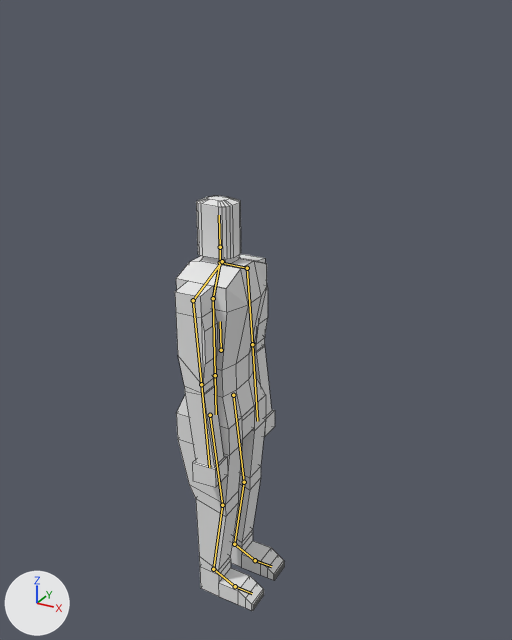
Two versions of the Blender file GlobalGameJam2016/Assets/Models/PlayerCharacter/PlayerCharacter.blend, one commit apart.
Both versions are drawn from a camera (50 mm lens) standing at (10.98, -17.62, 10.15) and looking at (1.17, 0.23, 1.23). Arrows for +X, +Y and +Z are at lower left; the lights stay in place. The bones that bend it are drawn over the model as lines. Mesh edges are drawn as thin lines.
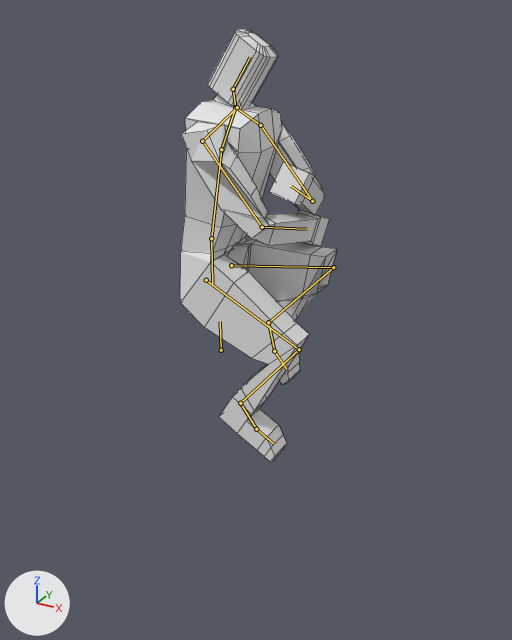
The newer file adds an action. The first version stands in its rest pose; the second is drawn at frame 16 of the action 'Jump'.

The edits, one by one:
Bone 'Root' (bone_root) moves from (0.0, 0.0, 0.0) to (0.0, 0.0, -2.36).
Bone 'Stomach' (bone_stomach) turns from (0, 0, 0) to (9, 0, 0) degrees about its own x, y and z.
Bone 'Neck' (bone_neck) turns from (0, 0, 0) to (-17, 0, 0) degrees about its own x, y and z.
Bone 'Head' (bone_head) turns from (0, 0, 0) to (41, 0, 0) degrees about its own x, y and z.
Bone 'UpperArm.l' (bone_upperarm_l) turns from (0, 0, 0) to (45, 0, 0) degrees about its own x, y and z.
Bone 'LowerArm.l' (bone_lowerarm_l) turns from (0, 0, 0) to (26, 31, -85) degrees about its own x, y and z.
Bone 'UpperArm.r' (bone_upperarm_r) turns from (0, 0, 0) to (45, 0, 0) degrees about its own x, y and z.
Bone 'LowerArm.r' (bone_lowerarm_r) turns from (0, 0, 0) to (-13, -40, 87) degrees about its own x, y and z.
Bone 'Foot.l' (bone_foot_l) turns from (0, 0, 0) to (0, 0, -17) degrees about its own x, y and z.
Bone 'Foot.r' (bone_foot_r) turns from (0, 0, 0) to (0, 0, 3) degrees about its own x, y and z.
Bone 'IK-Leg.l' (bone_ik_leg_l) moves from (0.0, 0.0, 0.0) to (0.0, -2.52, 0.21).
Bone 'IK-Leg.r' (bone_ik_leg_r) moves from (0.0, 0.0, 0.0) to (0.0, -1.4, 0.33).

Location of each change, [x1, y1, x2, y2] in pixels of the pictures (512 x 640 px):
'Cube', posed (42% wider): before [175, 196, 285, 611]; after [180, 29, 337, 462]
bone 'Stomach', root to tip: before (215, 375) to (213, 298); after (211, 238) to (221, 149)
bone 'Neck', root to tip: before (220, 262) to (220, 247); after (235, 107) to (233, 89)
bone 'Head', root to tip: before (220, 247) to (219, 215); after (233, 89) to (250, 57)
bone 'UpperArm.l', root to tip: before (247, 268) to (252, 344); after (260, 125) to (312, 201)
bone 'LowerArm.l', root to tip: before (252, 344) to (257, 421); after (312, 201) to (291, 186)
bone 'UpperArm.r', root to tip: before (193, 300) to (201, 384); after (202, 141) to (262, 227)
bone 'LowerArm.r', root to tip: before (201, 384) to (209, 467); after (262, 227) to (307, 229)
bone 'Foot.l', root to tip: before (234, 544) to (255, 560); after (268, 322) to (274, 351)
bone 'Foot.r', root to tip: before (213, 569) to (235, 586); after (240, 403) to (256, 429)
